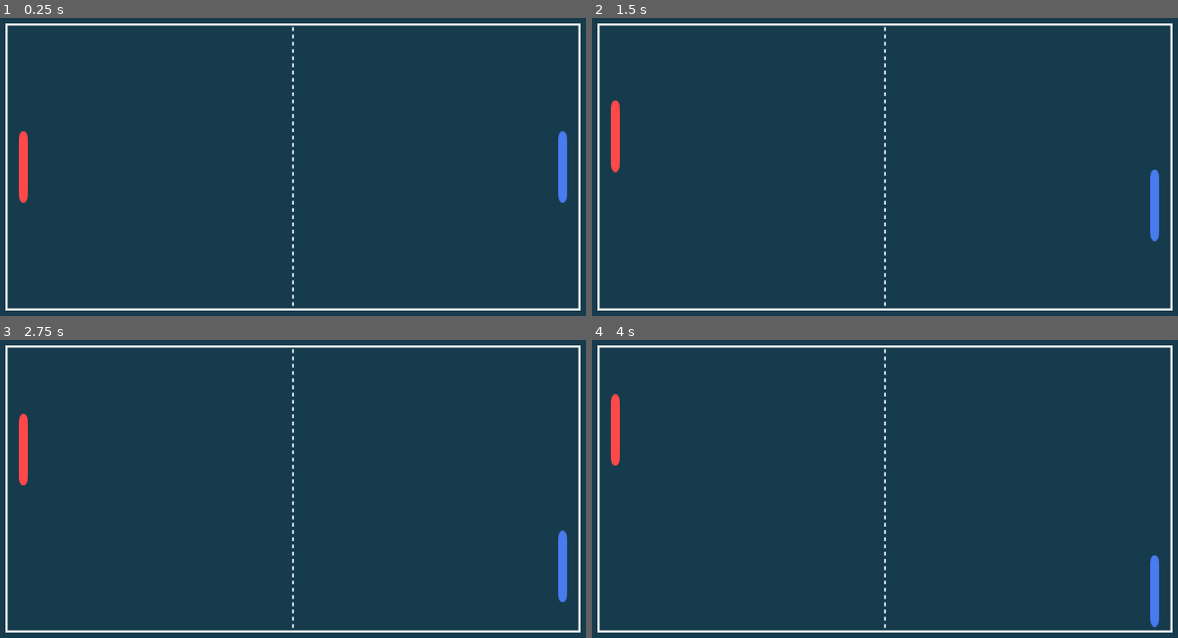
Above: before the commit, frames 1-4 (two rows, left to right).
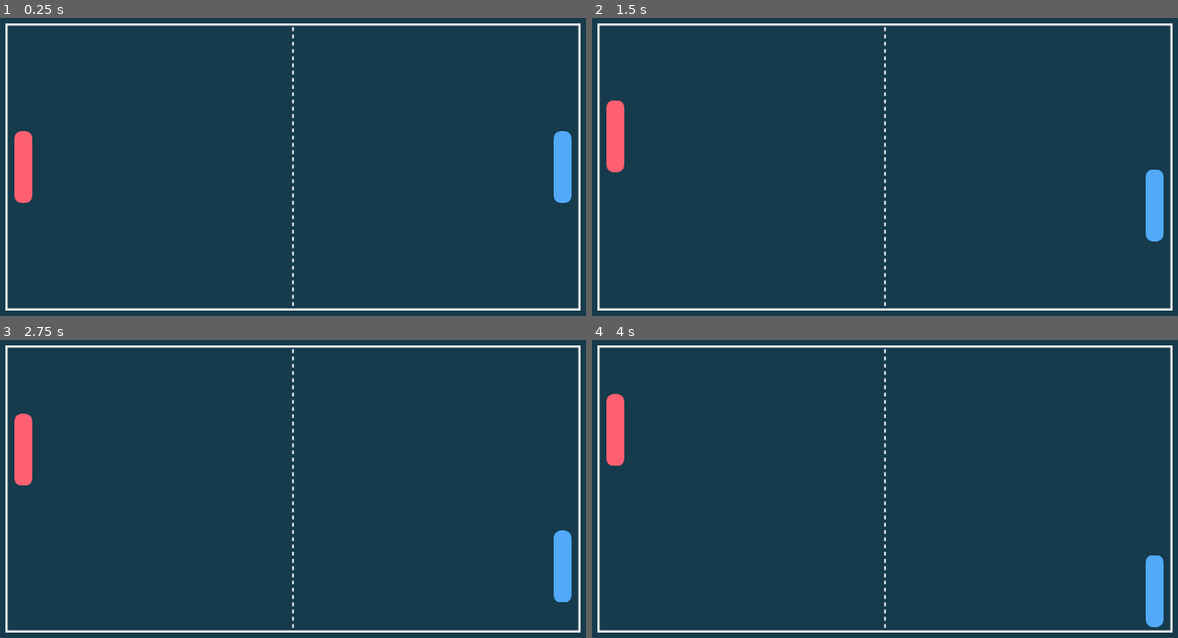
Above: after the commit, the same moments.

Repository: cf-Le3/pong-plus
Game: Godot game, scene res://main/main.tscn
Two runs of this game, one before a commit and one after it. Both use one fixed random seed, a clock stepped at 60 frames per second and the inputs below.
Inputs:
- Up to frame 1 (0.25 s): no input
- Up to frame 2 (1.5 s): tap Enter at 0.5 s; hold W (up_player1) 0.53-1.28 s; hold Down (down_player2) 0.53-1.28 s; hold S (down_player1) from 1.28 s (still down); tap Up (up_player2) at 1.35 s
- Up to frame 3 (2.75 s): release S (down_player1) at 2.03 s; hold W (up_player1) from 2.03 s (still down); hold Down (down_player2) from 2.03 s (still down)
- Up to frame 4 (4 s): release Down (down_player2) at 2.78 s; tap Up (up_player2) at 2.85 s; release W (up_player1) at 3.53 s; hold S (down_player1) from 3.53 s (still down); hold Down (down_player2) from 3.53 s (still down)

The runs differ from the first frame. In frame 1, 1.4% of the frame differs, in the area x 2-98%, y 37-63%; in frame 2, 1.4%; in frame 3, 1.4%; in frame 4, 1.4%.

Commit message:
Update paddle sprites
Doubled their width.

Diff:
--- a/pong-but-it's-slippery/paddle/paddle.tscn
+++ b/pong-but-it's-slippery/paddle/paddle.tscn
@@ -4,8 +4,8 @@
 [ext_resource type="Script" path="res://paddle/paddle.gd" id="1_s1ttm"]
 
 [sub_resource type="CapsuleShape2D" id="CapsuleShape2D_jy6pc"]
-radius = 8.0
-height = 128.0
+radius = 16.0
+height = 132.0
 
 [node name="Paddle" type="CharacterBody2D"]
 motion_mode = 1
Binary file changed: pong-but-it's-slippery/paddle/paddle1.png
Binary file changed: pong-but-it's-slippery/paddle/paddle2.png
Not shown, changed: pong-but-it's-slippery/paddle/paddle.clip
